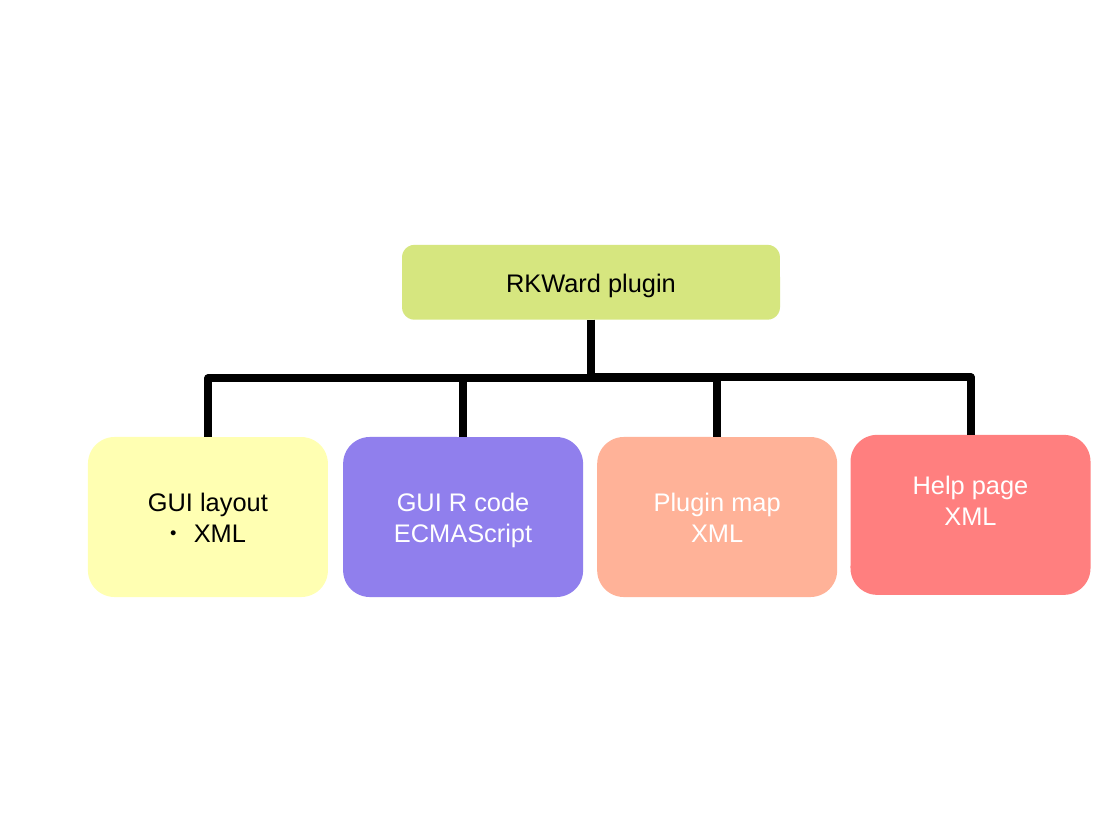
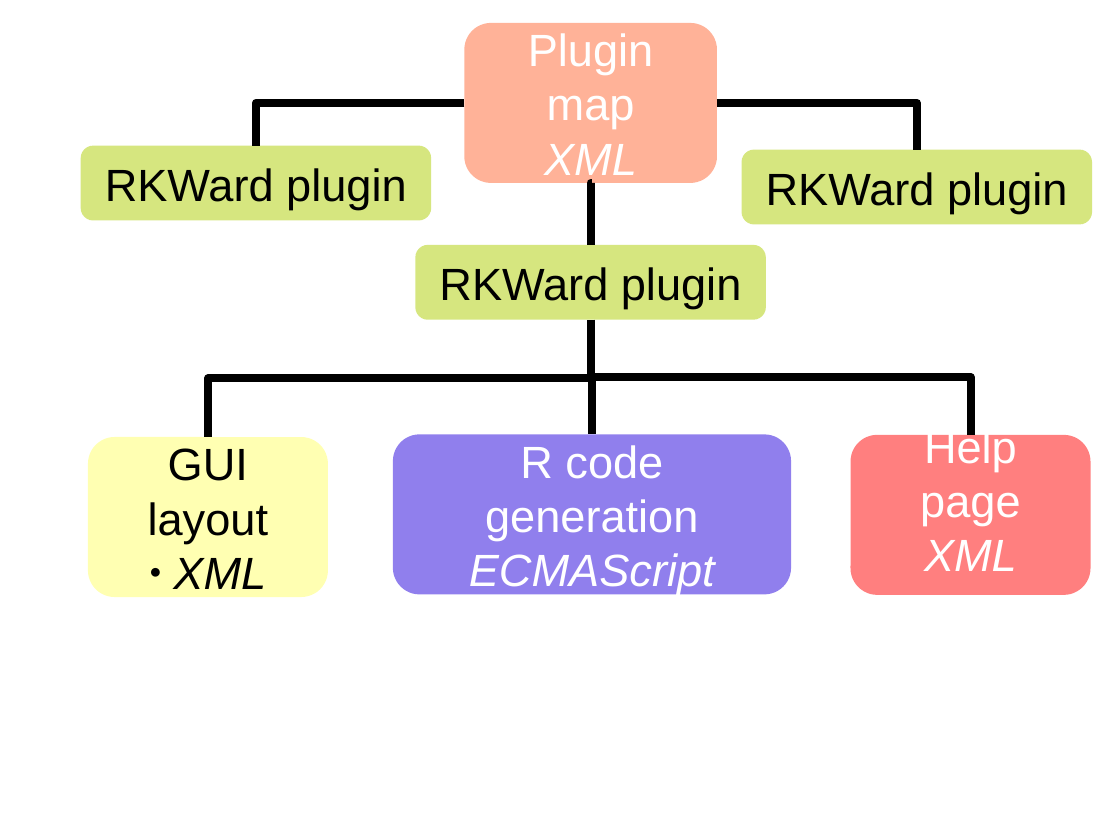
Before and after one commit to svn2github/rkward-svn-mirror, a slide deck: slide 1 of branches/jss_dec_10/figures/plugin_structure.odp. Drawn at 1120x840 pixels with LibreOffice and Linux fonts; fonts in the diff are those of the drawing. Boxes give left, top, right and bottom in pixels: in the first picture for what was removed or moved away, otherwise in the second. Text is boxed around its words. In the diff, an @@ line names an element or a change of style, - is before the commit and + after.

Commit message:
Modify figure to show that a pluginmap typically contains several plugins.

```diff
--- a/branches/jss_dec_10/figures/plugin_structure.odp
+++ b/branches/jss_dec_10/figures/plugin_structure.odp
@@ rounded rectangle "Plugin map": place and size @@
-rounded rectangle "Plugin map" at (598, 437, 837, 597)
+rounded rectangle "Plugin map" at (464, 23, 718, 183)
@@ group added at (80, 103, 1093, 245): 3 elbow lines, 2 rounded rectangles @@
+RKWard plugin
+RKWard plugin
@@ rounded rectangle "RKWard plugin": place and size @@
-rounded rectangle "RKWard plugin" at (402, 245, 781, 320)
+rounded rectangle "RKWard plugin" at (416, 245, 766, 320)
@@ rounded rectangle "RKWard plugin" at (416, 245, 766, 320): size 18 to 32 pt @@
@@ elbow line (590, 320) - (208, 437): route changed @@
@@ elbow line removed from (592, 320) to (463, 437) @@
@@ elbow line (590, 320) - (971, 435): route changed @@
@@ elbow line moved from (592, 320) - (718, 437) to (590, 320) - (593, 435) @@
@@ rounded rectangle "R code generation": place and size @@
-rounded rectangle "R code generation" at (344, 437, 583, 597)
+rounded rectangle "R code generation" at (393, 435, 792, 595)
@@ text in rounded rectangle at (485, 445, 698, 541): text changed; size 18 to 32 pt @@
-GUI R code
+R code generation
@@ size 18 to 32 pt; italic on in "XML" in 3 elements at (88, 437, 328, 597), (464, 23, 718, 183), (851, 435, 1091, 595) @@
@@ text in rounded rectangle at (469, 553, 715, 595): size 18 to 32 pt, italic on in "ECMAScript" @@
```
Also in this commit, not shown: 3 other files.
